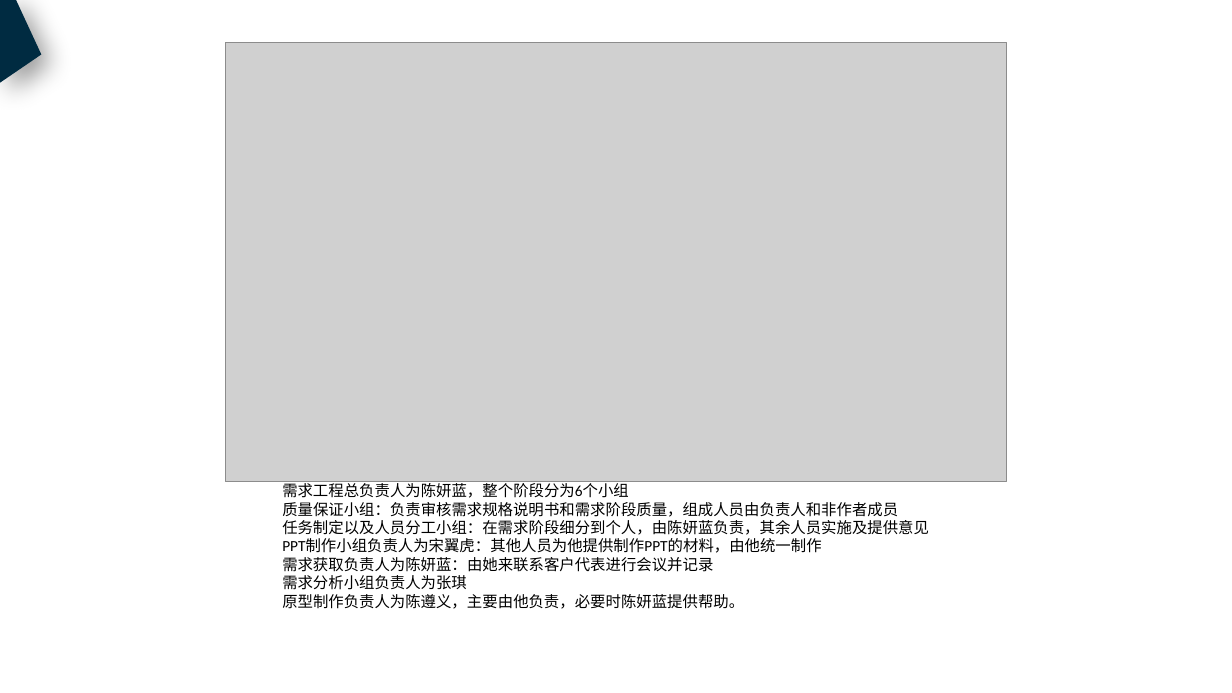
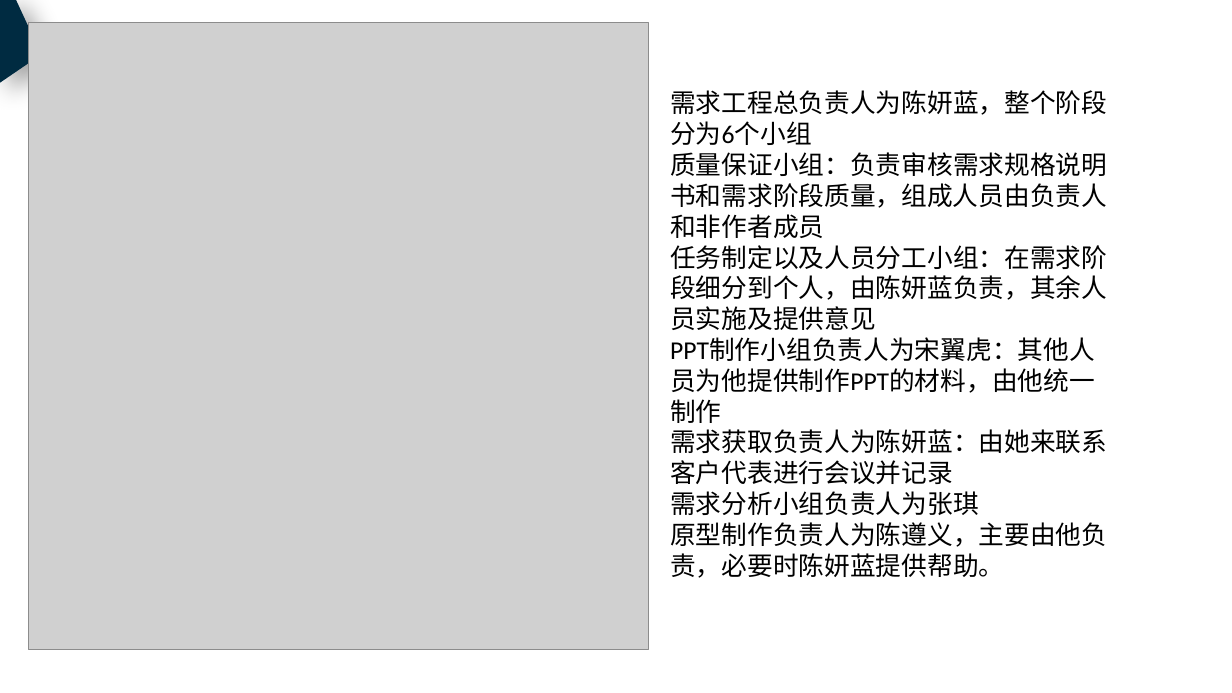
Before and after one commit to PRD2018-G18/PRD2018, a slide deck: slide 11 of 非受控文档/过程文档/需求工程计划/需求工程计划.pptx (slide 10 before the commit). Drawn at 1232x693 pixels with LibreOffice and Linux fonts; fonts in the diff are those of the drawing; grey boxes stand for pictures. Boxes give left, top, right and bottom in pixels: in the first picture for what was removed or moved away, otherwise in the second. Text is boxed around its words. In the diff, an @@ line names an element or a change of style, - is before the commit and + after.

Commit message:
修改审核文档

```diff
--- a/非受控文档/过程文档/需求工程计划/需求工程计划.pptx
+++ b/非受控文档/过程文档/需求工程计划/需求工程计划.pptx
@@ picture: place and size @@
-picture at box(226, 43, 1007, 482)
+picture at box(29, 23, 649, 650)
@@ text at box(670, 90, 1107, 578): text changed; size 12 to 20 pt @@
-需求工程总负责人为陈妍蓝，整个阶段分为6个小组 质量保证小组：负责审核需求规格说明书和需求阶段质量，组成人员由负责人和非作者成员 任务制定以及人员分工小组：在需求阶段细分到个人，由陈妍蓝负责，其余人员实施及提供意见 PPT制作小组负责人为宋翼虎：其他人员为他提供制作PPT的材料，由他统一制作 需求获取负责人为陈妍蓝：由她来联系客户代表进行会议并记录 需求分析小组负责人为张琪 原型制作负责人为陈遵义，主要由他负责，必要时陈妍蓝提供帮助。
+需求工程总负责人为陈妍蓝，整个阶段分为6个小组
+质量保证小组：负责审核需求规格说明书和需求阶段质量，组成人员由负责人和非作者成员
+任务制定以及人员分工小组：在需求阶段细分到个人，由陈妍蓝负责，其余人员实施及提供意见
+PPT制作小组负责人为宋翼虎：其他人员为他提供制作PPT的材料，由他统一制作
+需求获取负责人为陈妍蓝：由她来联系客户代表进行会议并记录
+需求分析小组负责人为张琪
+原型制作负责人为陈遵义，主要由他负责，必要时陈妍蓝提供帮助。
```
Also in this commit, not shown: 18 other slides changed, 1 slide added, 7 other files.
